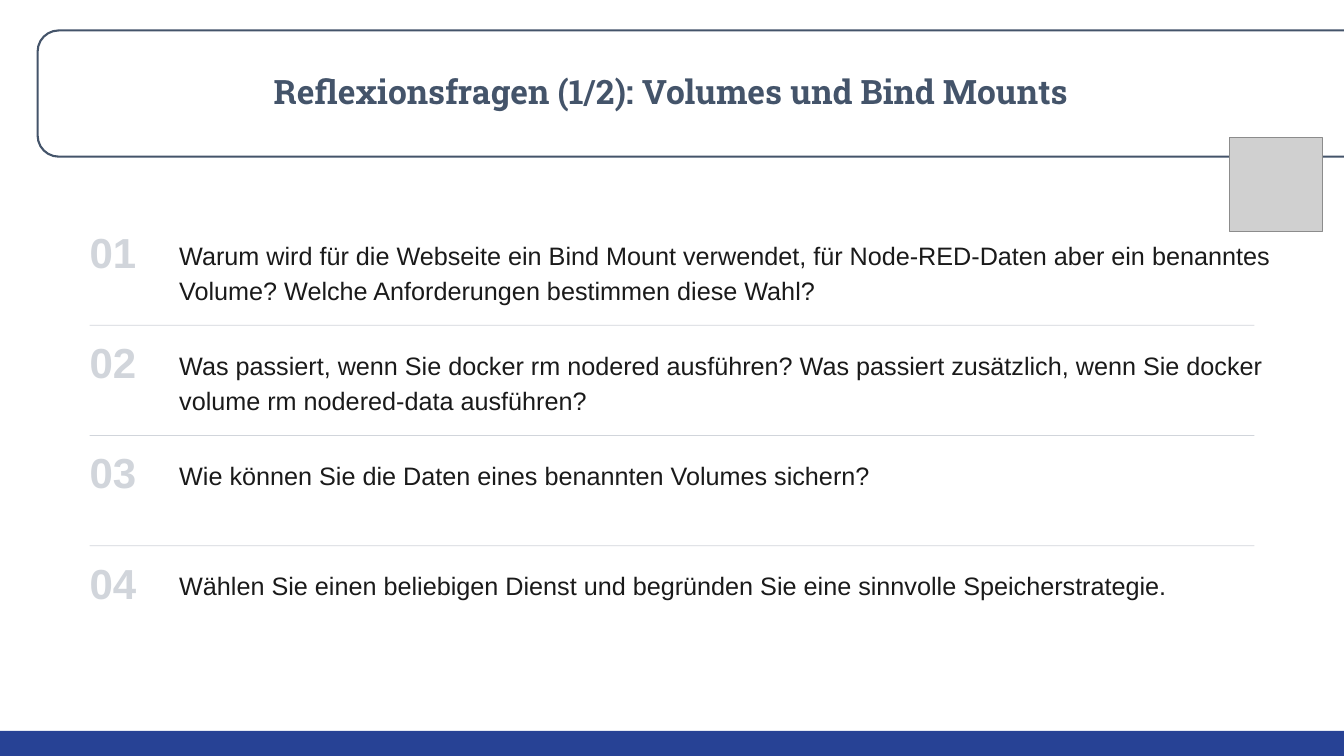
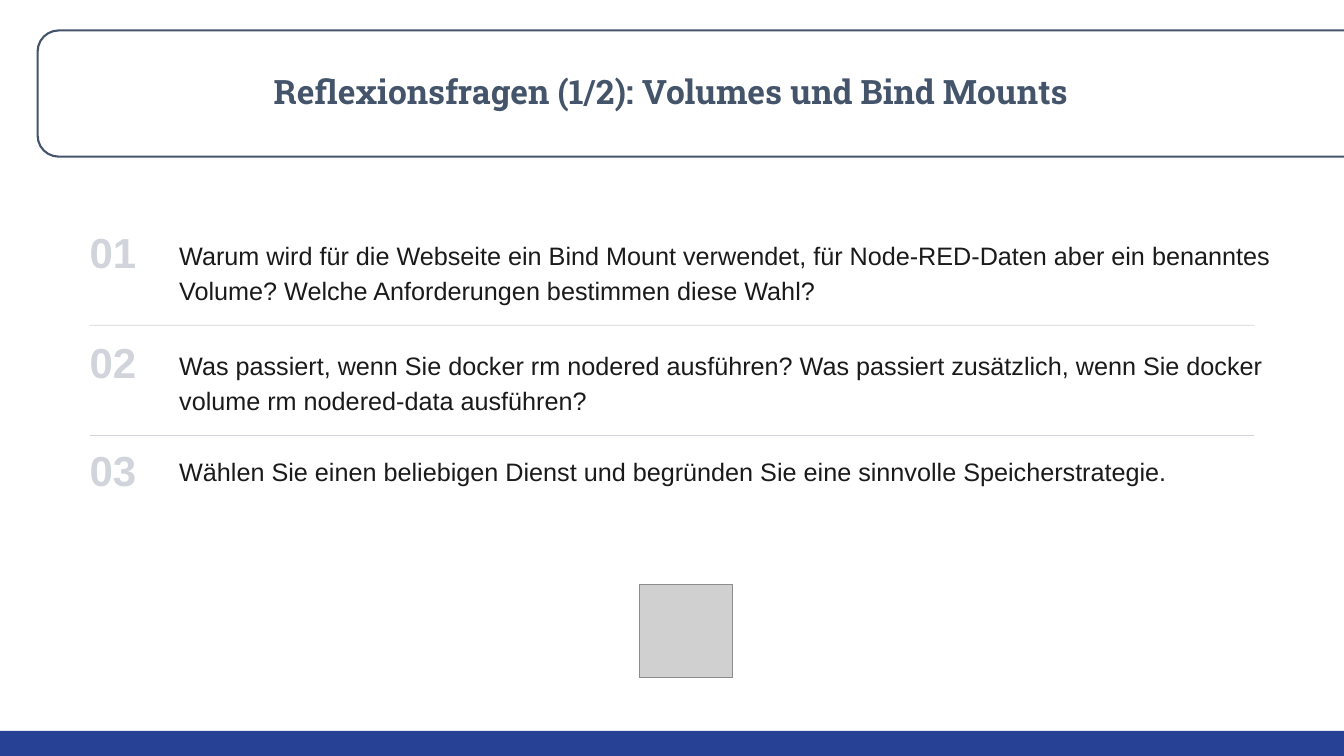
Before and after one commit to Lotter69/2026_02_linux, a slide deck: slide 15 of Vorbereitung/Lab_05_Folien.pptx (slide 14 before the commit). Drawn at 1344x756 pixels with LibreOffice and Linux fonts; fonts in the diff are those of the drawing; grey boxes stand for pictures; background and template pictures are left out. Boxes give left, top, right and bottom in pixels: in the first picture for what was removed or moved away, otherwise in the second. Text is boxed around its words. In the diff, an @@ line names an element or a change of style, - is before the commit and + after.

```diff
--- a/Vorbereitung/Lab_05_Folien.pptx
+++ b/Vorbereitung/Lab_05_Folien.pptx
@@ text "Wählen Sie einen beliebigen Dienst ...": place and size @@
-text "Wählen Sie einen beliebigen Dienst ..." at [179, 576, 1166, 601]
+text "Wählen Sie einen beliebigen Dienst ..." at [179, 462, 1166, 487]
@@ text removed at [179, 466, 869, 486] @@
-Wie können Sie die Daten eines benannten Volumes sichern?
@@ line removed from (90, 545) to (1254, 545) @@
@@ text removed at [90, 570, 137, 599] @@
-04
@@ picture: place and size @@
-picture at [1229, 138, 1323, 232]
+picture at [639, 585, 733, 679]
```
Also in this commit, not shown: 8 other slides changed, 2 slides added, 1 slide removed, 2 other files.
